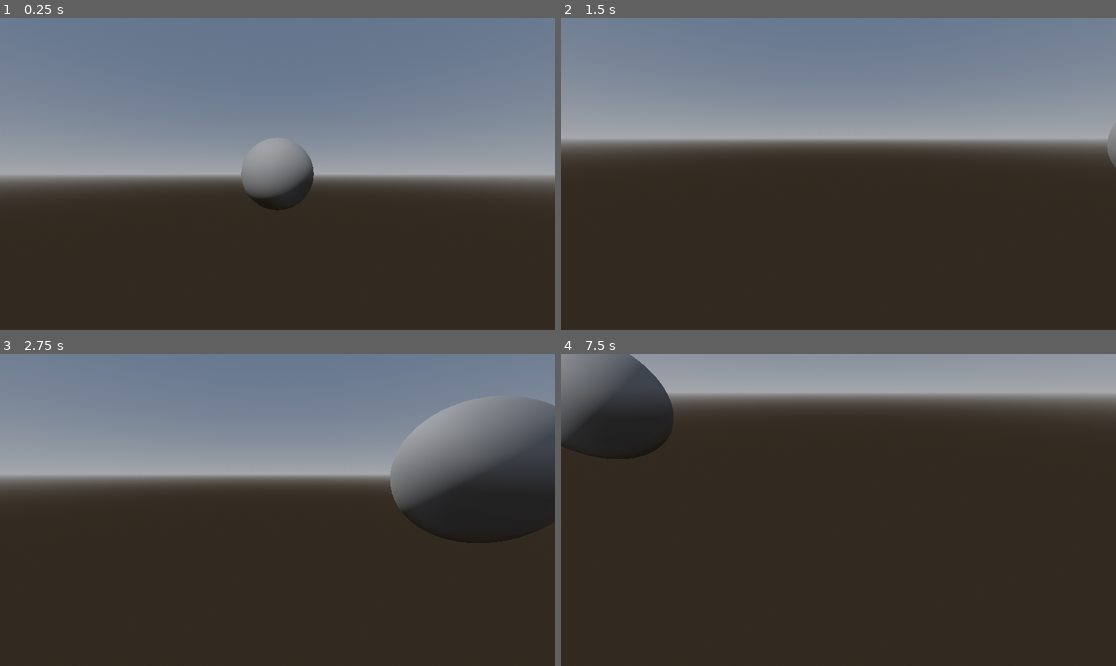
Above: before the commit, frames 1-4 (two rows, left to right).
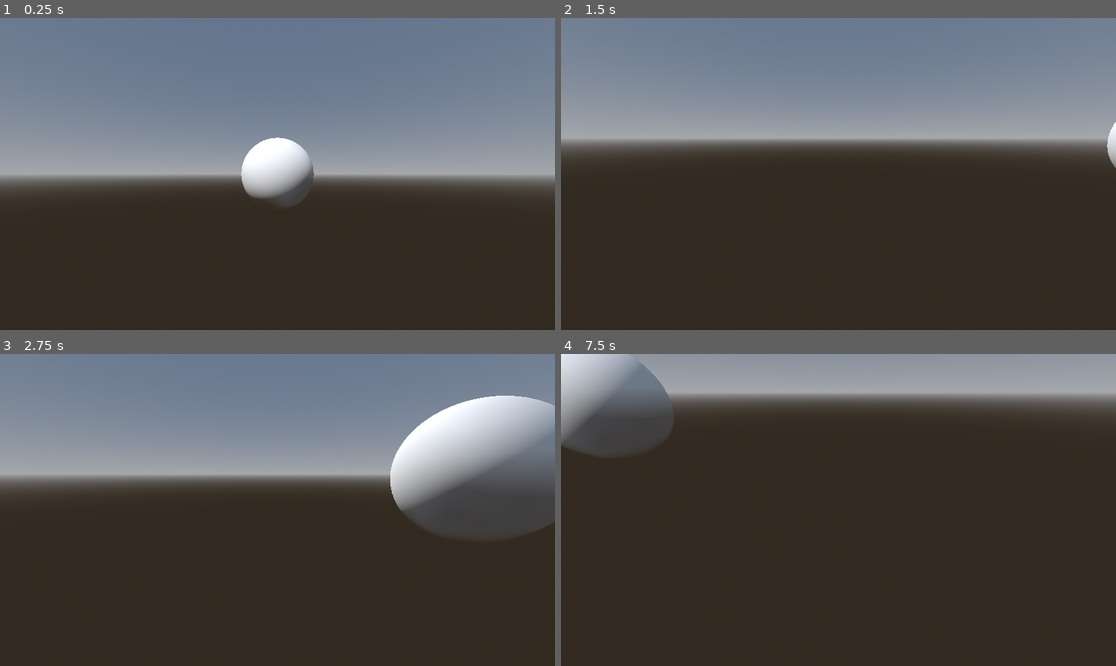
Above: after the commit, the same moments.

Repository: hperantunes/spatial-shaders-starter-project
Game: Godot game, scene res://scenes/spatial_shaders.tscn
The game is run twice, just before and just after one commit, with the same random seed, the same clock (stepped at 60 frames per second) and the same inputs.
Inputs (mouse positions are in pixels of both pictures, inside the frame that each line leads up to):
- Up to frame 1 (0.25 s): no input
- Up to frame 2 (1.5 s): tap Enter at 0.5 s; move the mouse to (960, 158) at 0.52 s; hold D (move_right) 0.53-1.28 s; hold Right mouse button (camera_move_mode) 0.53-1.28 s; click (960, 158) at 0.67 s; move the mouse to (810, 174) at 1.27 s; hold W (move_forward) from 1.28 s (still down); tap Shift (camera_speed_up) at 1.35 s
- Up to frame 3 (2.75 s): tap Space at 2 s; move the mouse to (333, 441) at 2.02 s; release W (move_forward) at 2.03 s; hold D (move_right) from 2.03 s (still down); hold Right mouse button (camera_move_mode) from 2.03 s (still down)
- Up to frame 4 (7.5 s): move the mouse to (832, 516) at 2.77 s; release D (move_right) at 2.78 s; release Right mouse button (camera_move_mode) at 2.78 s; hold W (move_forward) 2.78-3.53 s; tap Shift (camera_speed_up) every 1.5 s from 2.85 to 7.35 s; tap Enter at 3.5, 5 s; move the mouse to (1005, 556) at 3.52 s; hold A (move_left) 3.53-4.28 s; hold Right mouse button (camera_move_mode) 3.53-4.28 s; tap Space at 4.25, 5.75 s; move the mouse to (794, 506) at 4.27 s; hold W (move_forward) 4.28-5.03 s; move the mouse to (866, 510) at 5.02 s; hold S (move_backward) 5.03-5.78 s; hold Right mouse button (camera_move_mode) 5.03-5.78 s; click (866, 510) at 5.17 s; move the mouse to (816, 503) at 5.77 s; hold D (move_right) 5.78-6.53 s; move the mouse to (960, 494) at 6.52 s; hold Right mouse button (camera_move_mode) 6.53-7.28 s; hold W (move_forward) from 6.53 s (still down); move the mouse to (810, 510) at 7.27 s

The runs differ from the first frame. In frame 1, 2.4% of the frame differs, in the area x 43-57%, y 38-62%; in frame 2, 0.2%; in frame 3, 12%, in the area x 70-100%, y 13-61%; in frame 4, 5.9%.

Commit message:
Lesson 4.3

Diff:
--- a/scenes/spatial_shaders.tscn
+++ b/scenes/spatial_shaders.tscn
@@ -1,7 +1,8 @@
-[gd_scene load_steps=7 format=3 uid="uid://lg3n8vkn5qi4"]
+[gd_scene load_steps=9 format=3 uid="uid://lg3n8vkn5qi4"]
 
 [ext_resource type="Script" path="res://scripts/spatial_shaders.gd" id="1_db346"]
 [ext_resource type="PackedScene" uid="uid://twg0tri4g6hr" path="res://scenes/camera_controller.tscn" id="1_p4cbf"]
+[ext_resource type="Shader" path="res://shaders/spatial_shaders.gdshader" id="3_j0anp"]
 
 [sub_resource type="ProceduralSkyMaterial" id="ProceduralSkyMaterial_7jfiy"]
 
@@ -12,7 +13,12 @@
 background_mode = 2
 sky = SubResource("Sky_joj37")
 
+[sub_resource type="ShaderMaterial" id="ShaderMaterial_a4xob"]
+render_priority = 0
+shader = ExtResource("3_j0anp")
+
 [sub_resource type="SphereMesh" id="SphereMesh_5gdlg"]
+material = SubResource("ShaderMaterial_a4xob")
 
 [node name="SpatialShaders" type="Node3D"]
 script = ExtResource("1_db346")
@@ -26,5 +32,5 @@
 [node name="CameraController" parent="." instance=ExtResource("1_p4cbf")]
 transform = Transform3D(1, 0, 0, 0, 1, 0, 0, 0, 1, 0, 0, 2.85299)
 
-[node name="MeshInstance3D" type="MeshInstance3D" parent="."]
+[node name="SphereExample" type="MeshInstance3D" parent="."]
 mesh = SubResource("SphereMesh_5gdlg")
--- /dev/null
+++ b/shaders/spatial_shaders.gdshader
@@ -0,0 +1,6 @@
+shader_type spatial;
+
+void fragment()
+{
+
+}
